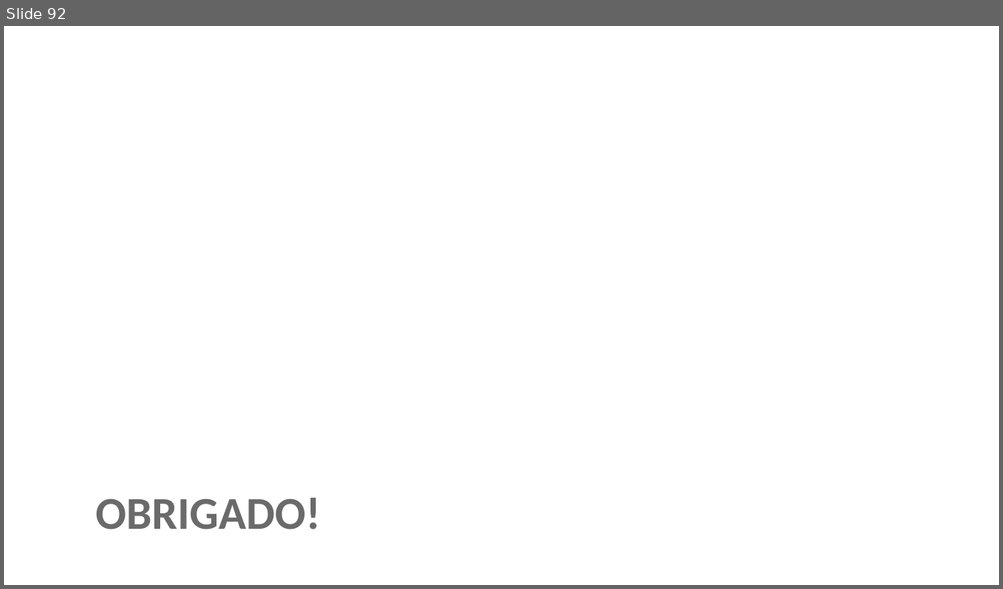
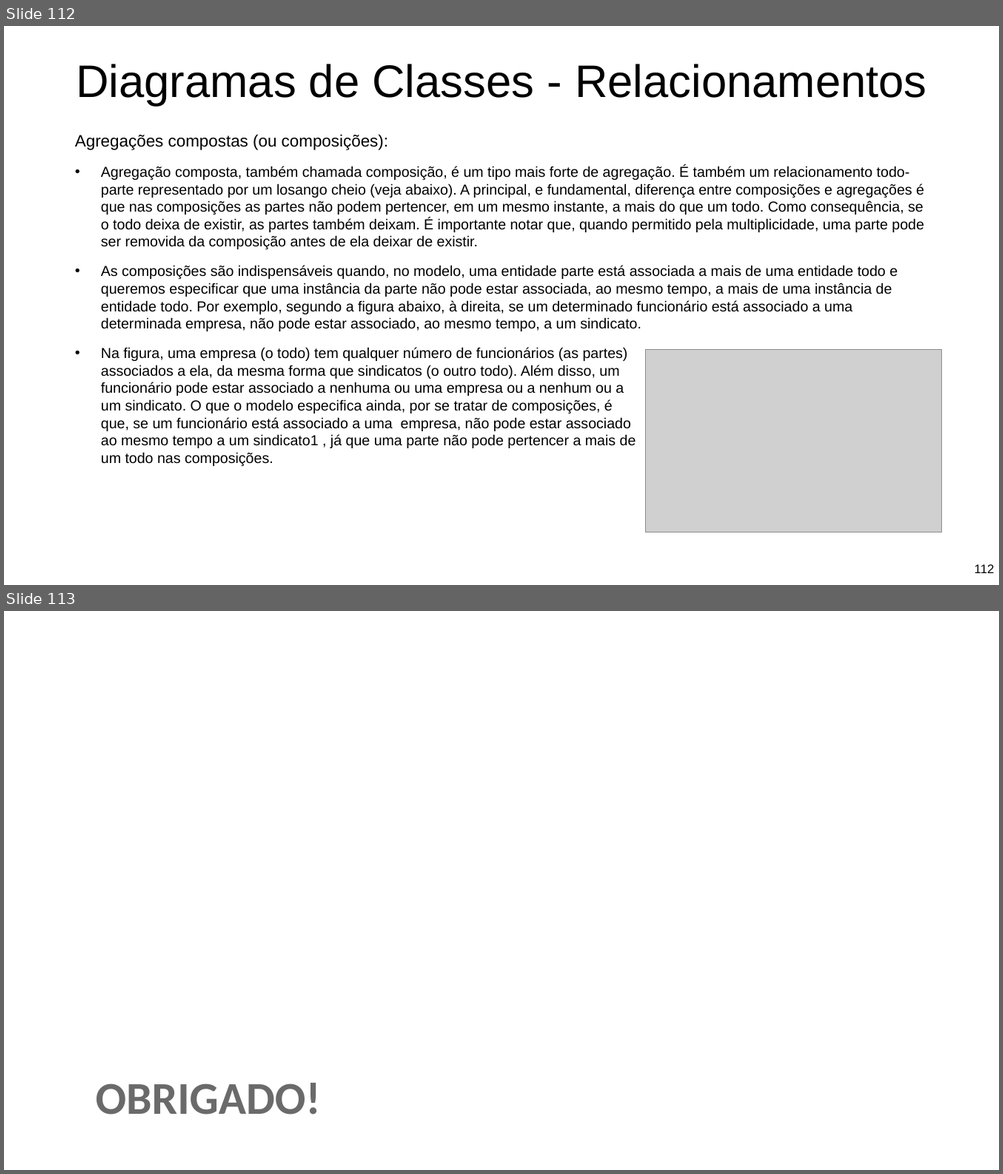
Before and after one commit to Pedrorocha13/2021.1-progoo, a slide deck: materiais/slides.pptx. Shown one above the other, each under a label of ours: slide 92 before the commit, slides 112 and 113 after it. The pictures are 1003x589 and 1003x1174 pixels, drawn with LibreOffice and Linux fonts; fonts in the diff are those of the drawing; grey boxes stand for pictures; background and template pictures are left out. Boxes give left, top, right and bottom in pixels: in the first picture for what was removed or moved away, otherwise in the second. Text is boxed around its words. In the diff, an @@ line names an element or a change of style, - is before the commit and + after.

```diff
--- a/materiais/slides.pptx
+++ b/materiais/slides.pptx
@@ slide 112 added at (x1=4, y1=26, x2=999, y2=585), background picture (left out) @@
@@ title added at (x1=76, y1=64, x2=927, y2=106), 88 pt, text #000000 @@
+Diagramas de Classes - Relacionamentos
@@ text added at (x1=75, y1=134, x2=924, y2=466), 28 pt, text #000000 @@
+Agregações compostas (ou composições):
+  • Agregação composta, também chamada composição, é um tipo mais forte de agregação. É também um relacionamento todo-parte representado por um losango cheio (veja abaixo). A principal, e fundamental, diferença entre composições e agregações é que nas composições as partes não podem pertencer, em um mesmo instante, a mais do que um todo. Como consequência, se o todo deixa de existir, as partes também deixam. É importante notar que, quando permitido pela multiplicidade, uma parte pode ser removida da composição antes de ela deixar de existir.
+  • As composições são indispensáveis quando, no modelo, uma entidade parte está associada a mais de uma entidade todo e queremos especificar que uma instância da parte não pode estar associada, ao mesmo tempo, a mais de uma instância de entidade todo. Por exemplo, segundo a figura abaixo, à direita, se um determinado funcionário está associado a uma determinada empresa, não pode estar associado, ao mesmo tempo, a um sindicato.
+  • Na figura, uma empresa (o todo) tem qualquer número de funcionários (as partes)
+    associados a ela, da mesma forma que sindicatos (o outro todo). Além disso, um
+    funcionário pode estar associado a nenhuma ou uma empresa ou a nenhum ou a
+    um sindicato. O que o modelo especifica ainda, por se tratar de composições, é
+    que, se um funcionário está associado a uma empresa, não pode estar associado
+    ao mesmo tempo a um sindicato1 , já que uma parte não pode pertencer a mais de
+    um todo nas composições.
@@ picture added at (x1=645, y1=349, x2=941, y2=532) @@
@@ page number added at (x1=974, y1=565, x2=994, y2=574), 24 pt, text #000000 @@
+112
@@ what was slide 92 is now slide 113 @@
```
Also in this commit, not shown: 2 slides changed, 20 other slides added, 1 other file.
